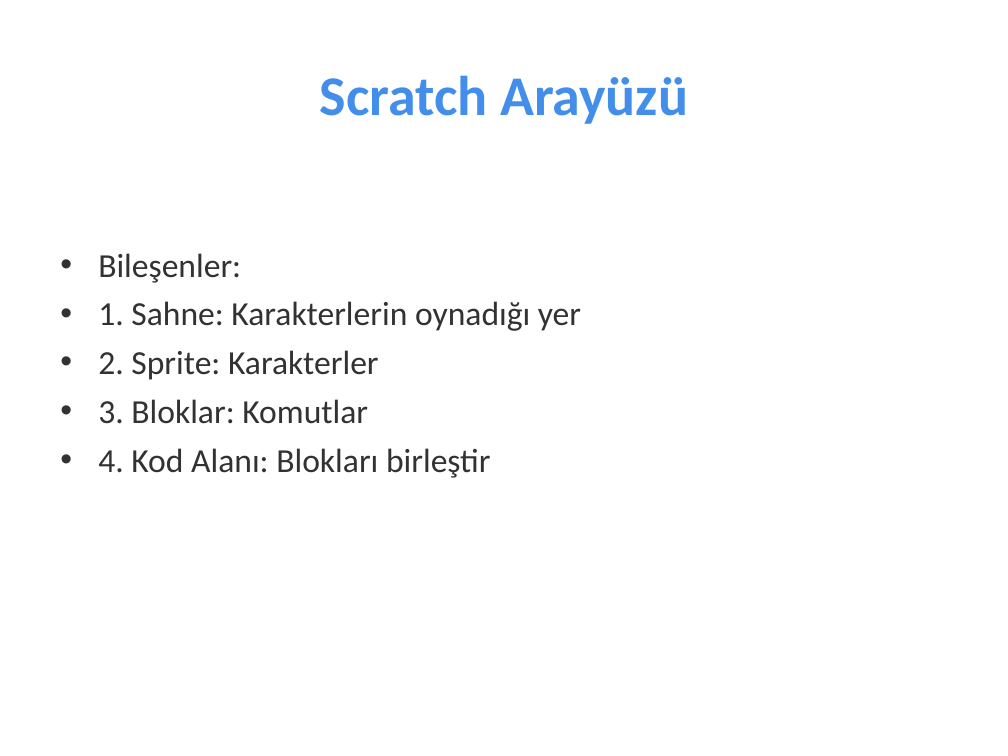
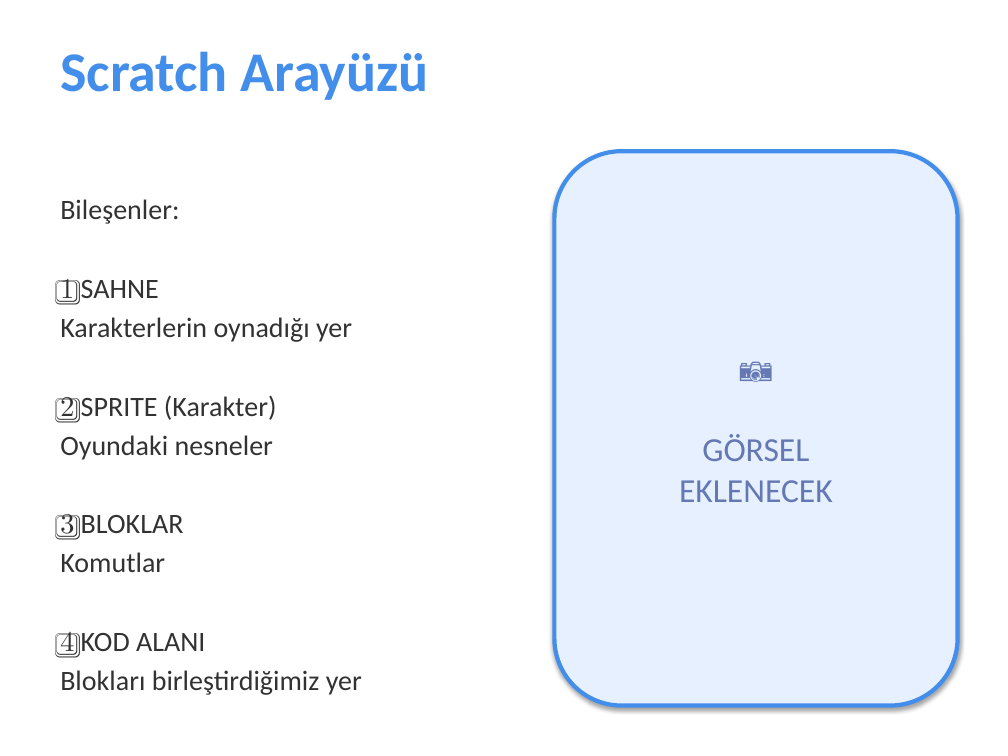
Before and after one commit to fikirkasi-arch/BST, a slide deck: slide 27 of sunumlar/5-SINIF-FULL-SUNUM.pptx (slide 29 before the commit). Drawn at 1008x756 pixels with LibreOffice and Linux fonts; fonts in the diff are those of the drawing. Boxes give left, top, right and bottom in pixels: in the first picture for what was removed or moved away, otherwise in the second. Text is boxed around its words. In the diff, an @@ line names an element or a change of style, - is before the commit and + after.

```diff
--- a/sunumlar/5-SINIF-FULL-SUNUM.pptx
+++ b/sunumlar/5-SINIF-FULL-SUNUM.pptx
@@ text "Scratch Arayüzü" at (x1=60, y1=51, x2=429, y2=100): alignment centre to left; vertical alignment middle to top @@
@@ text "Bileşenler:" moved from (x1=98, y1=253, x2=581, y2=478) to (x1=60, y1=199, x2=362, y2=695) @@
@@ rounded rectangle added at (x1=554, y1=151, x2=958, y2=706), fill #E6F0FF, outline #438EEA 3 pt, 24 pt, text #6478B4 @@
+📷
+GÖRSEL
+EKLENECEK
@@ text at (x1=60, y1=199, x2=179, y2=224): size 24 to 20 pt in "Bileşenler:"; bullet • to none; less space between paragraphs @@
@@ text at (x1=60, y1=279, x2=362, y2=695): text changed; size 24 to 20 pt @@
-• 1. Sahne: Karakterlerin oynadığı yer
-• 2. Sprite: Karakterler
-• 3. Bloklar: Komutlar
-• 4. Kod Alanı: Blokları birleştir
+1️⃣ SAHNE
+Karakterlerin oynadığı yer
+2️⃣ SPRITE (Karakter)
+Oyundaki nesneler
+3️⃣ BLOKLAR
+Komutlar
+4️⃣ KOD ALANI
+Blokları birleştirdiğimiz yer
```
Also in this commit, not shown: 20 other slides changed, 7 slides added, 14 slides removed, 3 other files.
